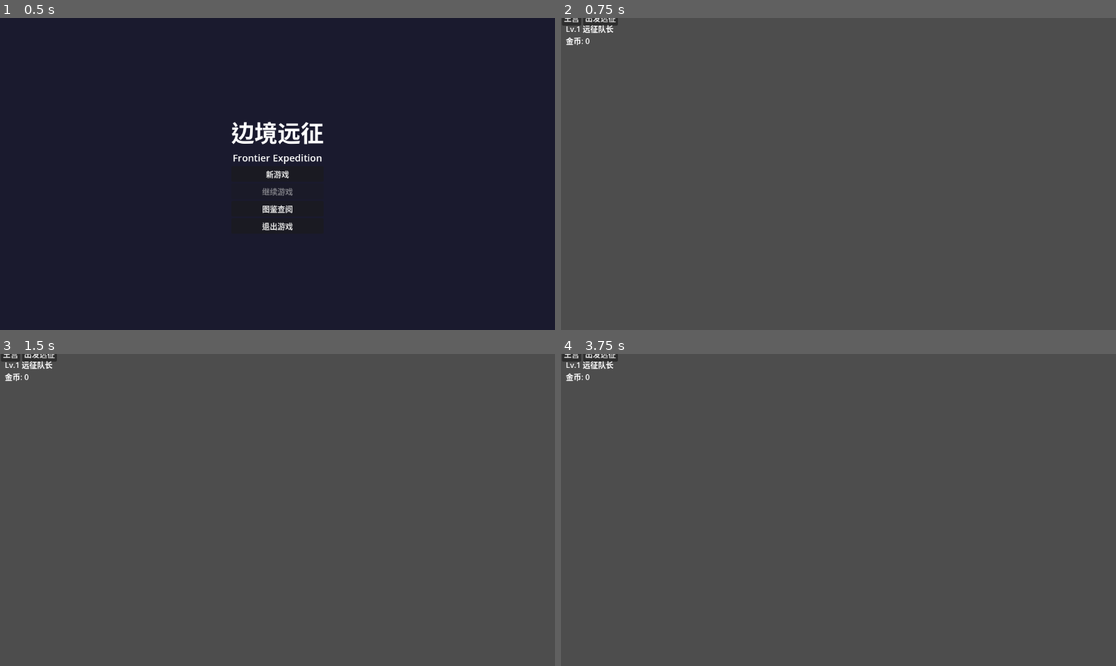
Above: before the commit, frames 1-4 (two rows, left to right).
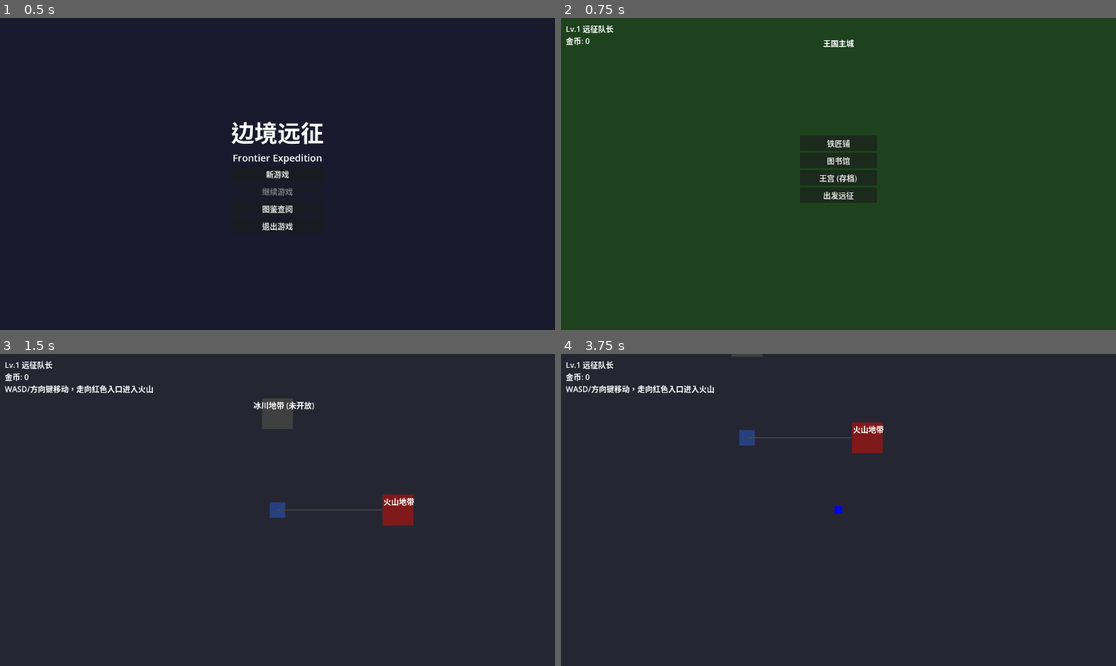
Above: after the commit, the same moments.

Repository: Dzcdzc2001/vibejam2026
Game: Godot game, scene res://scenes/main_menu.tscn
Same seed, same stepped clock (60 frames per second), same inputs: the game is played once before the commit and once after it.
Inputs (mouse positions are in pixels of both pictures, inside the frame that each line leads up to):
- Up to frame 1 (0.5 s): no input
- Up to frame 2 (0.75 s): click "新游戏" at 0.5 s
- Up to frame 3 (1.5 s): click (277, 531) at 1.25 s, where only the run after the commit has a clickable "出发远征"
- Up to frame 4 (3.75 s): tap Enter at 2 s; move the mouse to (960, 494) at 2.02 s; hold Right (ui_right) 2.03-2.78 s; tap 1 at 2.1 s; click (960, 494) at 2.17 s; move the mouse to (727, 525) at 2.77 s; hold Down (ui_down) 2.78-3.53 s; tap 2 at 2.85 s; move the mouse to (894, 441) at 3.52 s; hold Right (ui_right) from 3.53 s (still down); tap 3 at 3.6 s

Frame 1 is identical in both runs. In frame 2, 100% of the frame differs, in the area x 0-100%, y 0-100%; in frame 3, 99%; in frame 4, 100%.

Commit message:
fix: convert ColorRect under Node2D to CanvasLayer, fix Sprite2D under Control, add region_rect for spritesheets

Diff:
--- a/bianjingyuanzheng/scenes/battle_scene.tscn
+++ b/bianjingyuanzheng/scenes/battle_scene.tscn
@@ -49,10 +49,15 @@
 offset_right = 350.0
 offset_bottom = 95.0
 
-[node name="MonsterSprite" type="Sprite2D" parent="."]
-position = Vector2(400, 290)
-scale = Vector2(5, 5)
+[node name="MonsterSprite" type="TextureRect" parent="."]
+layout_mode = 0
+offset_left = 320.0
+offset_top = 150.0
+offset_right = 480.0
+offset_bottom = 310.0
 texture = ExtResource("2")
+expand_mode = 1
+stretch_mode = 5
 modulate = Color(0.6, 0.2, 0.8, 1)
 
 [node name="PlayerInfo" type="Panel" parent="."]
--- a/bianjingyuanzheng/scenes/hub_city.tscn
+++ b/bianjingyuanzheng/scenes/hub_city.tscn
@@ -2,27 +2,45 @@
 
 [ext_resource type="Script" path="res://scripts/scenes/hub_city.gd" id="1"]
 
-[node name="HubCity" type="Node2D"]
+[node name="HubCity" type="Control"]
+layout_mode = 3
+anchors_preset = 15
+anchor_right = 1.0
+anchor_bottom = 1.0
+grow_horizontal = 2
+grow_vertical = 2
 script = ExtResource("1")
 
 [node name="Background" type="ColorRect" parent="."]
 layout_mode = 1
-anchors_preset = 0
-anchor_left = 0.0
-anchor_top = 0.0
+anchors_preset = 15
 anchor_right = 1.0
 anchor_bottom = 1.0
 color = Color(0.118, 0.259, 0.118, 1)
 
-[node name="Actions" type="HBoxContainer" parent="."]
+[node name="Title" type="Label" parent="."]
+layout_mode = 1
+anchors_preset = 5
+anchor_left = 0.5
+anchor_right = 0.5
+offset_left = -150.0
+offset_top = 40.0
+offset_right = 150.0
+offset_bottom = 70.0
+text = "王国主城"
+horizontal_alignment = 1
+
+[node name="Actions" type="VBoxContainer" parent="."]
 layout_mode = 1
 anchors_preset = 8
 anchor_left = 0.5
 anchor_top = 0.5
 anchor_right = 0.5
 anchor_bottom = 0.5
-grow_horizontal = 2
-grow_vertical = 2
+offset_left = -80.0
+offset_top = -80.0
+offset_right = 80.0
+offset_bottom = 80.0
 
 [node name="ForgeButton" type="Button" parent="Actions"]
 layout_mode = 2
@@ -34,23 +52,20 @@
 
 [node name="PalaceButton" type="Button" parent="Actions"]
 layout_mode = 2
-text = "王宫"
+text = "王宫 (存档)"
 
 [node name="ExpeditionButton" type="Button" parent="Actions"]
 layout_mode = 2
 text = "出发远征"
 
 [node name="HUD" type="CanvasLayer" parent="."]
-layer = 1
 
 [node name="LevelLabel" type="Label" parent="HUD"]
-layout_mode = 0
 offset_left = 10.0
 offset_top = 10.0
 text = "Lv.1 远征队长"
 
 [node name="GoldLabel" type="Label" parent="HUD"]
-layout_mode = 0
 offset_left = 10.0
 offset_top = 35.0
 text = "金币: 0"
--- a/bianjingyuanzheng/scenes/volcano_region.tscn
+++ b/bianjingyuanzheng/scenes/volcano_region.tscn
@@ -15,11 +15,12 @@
 [node name="VolcanoRegion" type="Node2D"]
 script = ExtResource("1")
 
-[node name="Background" type="ColorRect" parent="."]
+[node name="BackgroundLayer" type="CanvasLayer" parent="."]
+layer = -1
+
+[node name="ColorRect" type="ColorRect" parent="BackgroundLayer"]
 layout_mode = 1
-anchors_preset = 0
-anchor_left = 0.0
-anchor_top = 0.0
+anchors_preset = 15
 anchor_right = 1.0
 anchor_bottom = 1.0
 color = Color(0.176, 0.122, 0.102, 1)
@@ -33,6 +34,8 @@
 
 [node name="Sprite2D" type="Sprite2D" parent="PlayerCharacter"]
 texture = ExtResource("2")
+region_enabled = true
+region_rect = Rect2(0, 0, 16, 16)
 modulate = Color(0.3, 0.5, 1.0, 1)
 
 [node name="CollisionShape2D" type="CollisionShape2D" parent="PlayerCharacter"]
@@ -155,30 +158,39 @@
 [node name="CollisionShape2D" type="CollisionShape2D" parent="Triggers/BossLairTrigger"]
 shape = SubResource("RectShape64")
 
+[node name="BossLabel" type="Label" parent="Triggers/BossLairTrigger"]
+position = Vector2(-50, -30)
+text = "BOSS巢穴"
+
 [node name="ExitTrigger" type="Area2D" parent="Triggers"]
 position = Vector2(50, 550)
 
 [node name="CollisionShape2D" type="CollisionShape2D" parent="Triggers/ExitTrigger"]
 shape = SubResource("RectShape64")
 
+[node name="ExitLabel" type="Label" parent="Triggers/ExitTrigger"]
+position = Vector2(-30, -20)
+text = "返回"
+
 [node name="HUD" type="CanvasLayer" parent="."]
 layer = 1
 
 [node name="RegionLabel" type="Label" parent="HUD"]
-layout_mode = 0
 offset_left = 10.0
 offset_top = 10.0
-text = "火山区域"
-theme_override_font_sizes/font_size = 18
+text = "火山地带"
 
 [node name="WeatherLabel" type="Label" parent="HUD"]
-layout_mode = 0
 offset_left = 10.0
 offset_top = 35.0
-text = "天气: "
+text = "天气: 晴天"
 
 [node name="PlayerLabel" type="Label" parent="HUD"]
-layout_mode = 0
 offset_left = 10.0
 offset_top = 60.0
 text = "Lv.1 HP:100"
+
+[node name="HintLabel" type="Label" parent="HUD"]
+offset_left = 10.0
+offset_top = 480.0
+text = "WASD移动 | F采集 | 触碰红色怪物进入战斗 | 右方深处为BOSS巢穴"
--- a/bianjingyuanzheng/scenes/world_map.tscn
+++ b/bianjingyuanzheng/scenes/world_map.tscn
@@ -13,11 +13,12 @@
 [node name="WorldMap" type="Node2D"]
 script = ExtResource("1")
 
-[node name="Background" type="ColorRect" parent="."]
+[node name="Background" type="CanvasLayer" parent="."]
+layer = -1
+
+[node name="ColorRect" type="ColorRect" parent="Background"]
 layout_mode = 1
-anchors_preset = 0
-anchor_left = 0.0
-anchor_top = 0.0
+anchors_preset = 15
 anchor_right = 1.0
 anchor_bottom = 1.0
 color = Color(0.15, 0.15, 0.2, 1)
@@ -27,6 +28,9 @@
 
 [node name="Sprite2D" type="Sprite2D" parent="PlayerCharacter"]
 texture = ExtResource("2")
+region_enabled = true
+region_rect = Rect2(0, 0, 16, 16)
+modulate = Color(0.3, 0.5, 1.0, 1)
 
 [node name="CollisionShape2D" type="CollisionShape2D" parent="PlayerCharacter"]
 shape = SubResource("RectShapeSmall")
@@ -37,7 +41,15 @@
 [node name="HubCityMarker" type="Sprite2D" parent="."]
 position = Vector2(400, 300)
 texture = ExtResource("3")
+region_enabled = true
+region_rect = Rect2(0, 0, 64, 64)
+scale = Vector2(0.5, 0.5)
 modulate = Color(0.3, 0.5, 1.0, 1)
+
+[node name="PathLine" type="Line2D" parent="."]
+points = PackedVector2Array(400, 300, 650, 300)
+width = 2.0
+default_color = Color(0.3, 0.3, 0.3, 1)
 
 [node name="VolcanoEntrance" type="Area2D" parent="."]
 position = Vector2(650, 300)
@@ -47,10 +59,12 @@
 
 [node name="VolcanoSprite" type="Sprite2D" parent="VolcanoEntrance"]
 texture = ExtResource("3")
+region_enabled = true
+region_rect = Rect2(0, 0, 64, 64)
 modulate = Color(1.0, 0.2, 0.2, 1)
 
 [node name="VolcanoLabel" type="Label" parent="VolcanoEntrance"]
-position = Vector2(0, -40)
+position = Vector2(-30, -30)
 text = "火山地带"
 
 [node name="GlacierEntrance" type="Area2D" parent="."]
@@ -61,23 +75,28 @@
 
 [node name="GlacierSprite" type="Sprite2D" parent="GlacierEntrance"]
 texture = ExtResource("3")
+region_enabled = true
+region_rect = Rect2(0, 0, 64, 64)
 modulate = Color(0.5, 0.5, 0.5, 1)
 
 [node name="GlacierLabel" type="Label" parent="GlacierEntrance"]
-position = Vector2(0, -40)
-text = "冰河地带 (暂未开放)"
+position = Vector2(-50, -30)
+text = "冰川地带 (未开放)"
 
 [node name="HUD" type="CanvasLayer" parent="."]
 layer = 1
 
 [node name="LevelLabel" type="Label" parent="HUD"]
-layout_mode = 0
 offset_left = 10.0
 offset_top = 10.0
 text = "Lv.1 远征队长"
 
 [node name="GoldLabel" type="Label" parent="HUD"]
-layout_mode = 0
 offset_left = 10.0
 offset_top = 35.0
 text = "金币: 0"
+
+[node name="HintLabel" type="Label" parent="HUD"]
+offset_left = 10.0
+offset_top = 60.0
+text = "WASD/方向键移动，走向红色入口进入火山"
--- a/bianjingyuanzheng/scripts/scenes/hub_city.gd
+++ b/bianjingyuanzheng/scripts/scenes/hub_city.gd
@@ -1,4 +1,4 @@
-extends Node2D
+extends Control
 
 func _ready() -> void:
 	_update_hud()
Not shown, added: bianjingyuanzheng/scripts/autoload/audio_manager.gd.uid
Not shown, added: bianjingyuanzheng/scripts/autoload/event_bus.gd.uid
Not shown, added: bianjingyuanzheng/scripts/autoload/save_manager.gd.uid
Not shown, added: bianjingyuanzheng/scripts/managers/battle_config.gd.uid
Not shown, added: bianjingyuanzheng/scripts/managers/player_data.gd.uid
Not shown, added: bianjingyuanzheng/scripts/managers/scene_manager.gd.uid
Not shown, added: bianjingyuanzheng/scripts/resources/enchant_data.gd.uid
Not shown, added: bianjingyuanzheng/scripts/resources/extinct_species.gd.uid
Not shown, added: bianjingyuanzheng/scripts/resources/extinct_species_entry.gd.uid
Not shown, added: bianjingyuanzheng/scripts/resources/material_data.gd.uid
Not shown, added: bianjingyuanzheng/scripts/resources/monster_data.gd.uid
Not shown, added: bianjingyuanzheng/scripts/resources/qte_question.gd.uid
(and 25 more such lines)
